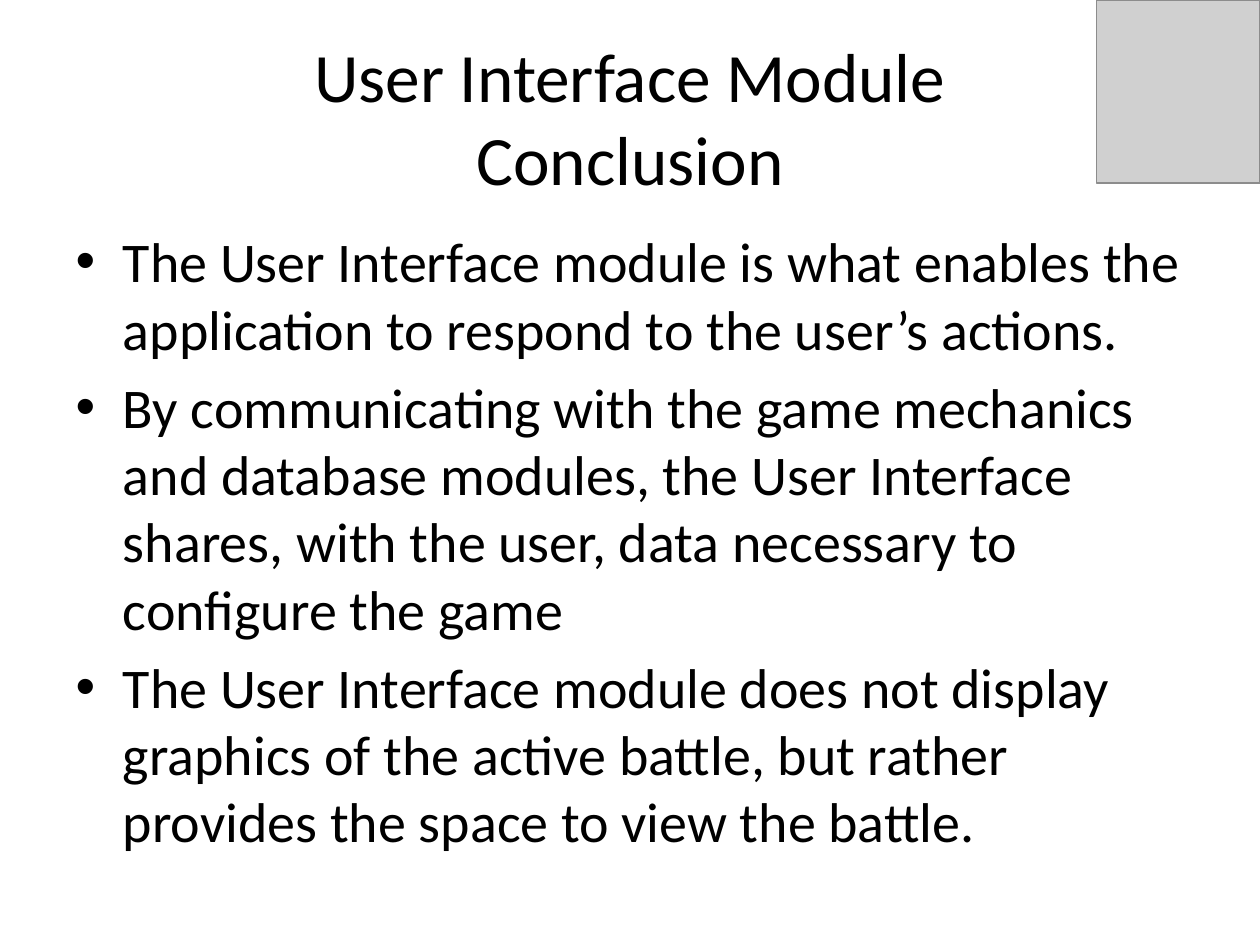
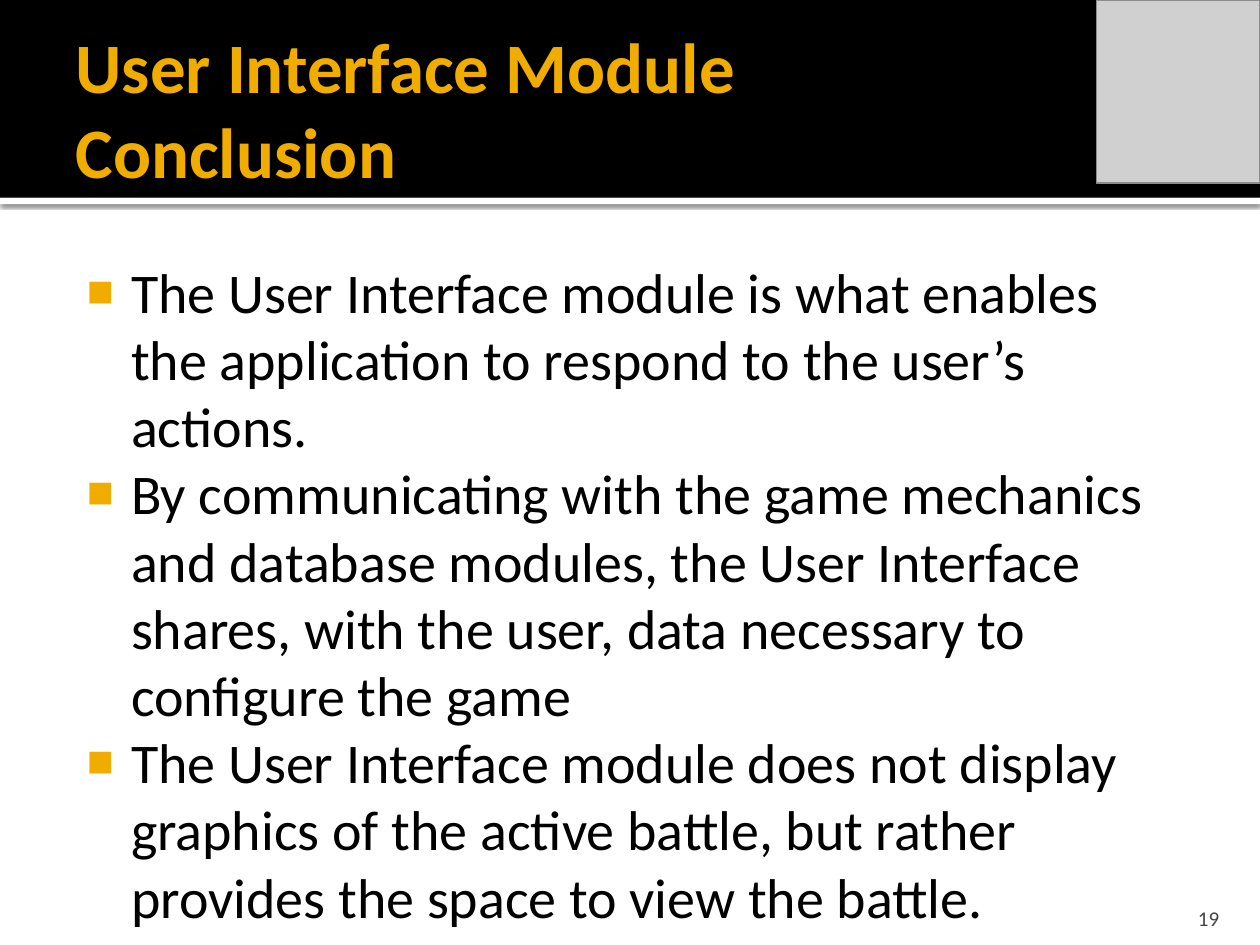
Before and after one commit to idxExtropy/duel-reality, a slide deck: slide 19 of Docs/DUEL REALITY .pptx (slide 13 before the commit). Drawn at 1260x945 pixels with LibreOffice and Linux fonts; fonts in the diff are those of the drawing; grey boxes stand for pictures. Boxes give left, top, right and bottom in pixels: in the first picture for what was removed or moved away, otherwise in the second. Text is boxed around its words. In the diff, an @@ line names an element or a change of style, - is before the commit and + after.

Commit message:
Cool Theme!!!! plus did overview / Game Mech

```diff
--- a/Docs/DUEL REALITY .pptx
+++ b/Docs/DUEL REALITY .pptx
@@ rectangle added at [0,0,1260,198], fill #000000 @@
@@ title "User Interface Module Conclusion": place and size @@
-title "User Interface Module Conclusion" at [314,54,945,186]
+title "User Interface Module Conclusion" at [76,43,735,179]
@@ title "User Interface Module Conclusion" at [76,43,735,179]: size 39.6 to 40.5 pt, text colour #000000 to #F0AD00, bold on; alignment centre to left @@
@@ rectangle added at [0,198,1260,204], fill #FFFFFF @@
@@ text "The User Interface module is ...": place and size @@
-text "The User Interface module is ..." at [123,243,1179,851]
+text "The User Interface module is ..." at [131,274,1142,927]
@@ text "The User Interface module is ..." at [131,274,1142,927]: bullet • to ■; less space between paragraphs @@
@@ page number added at [1198,912,1219,926], 12 pt, text #454545 @@
+19
```
Also in this commit, not shown: 22 other slides changed, 15 slides added, 4 slides removed.
